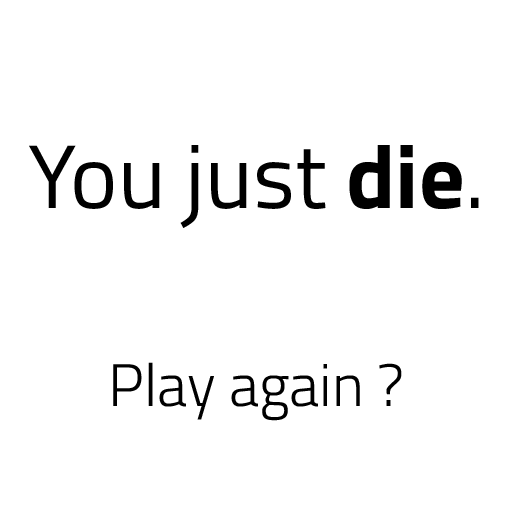
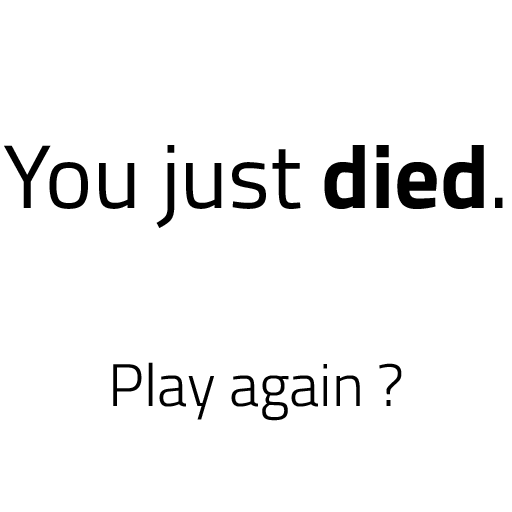
Layer changes from the first 512 x 512 image to the second:
renamed "You just die." to "You just died.", painted on it over left=4, top=145, right=503, bottom=228
